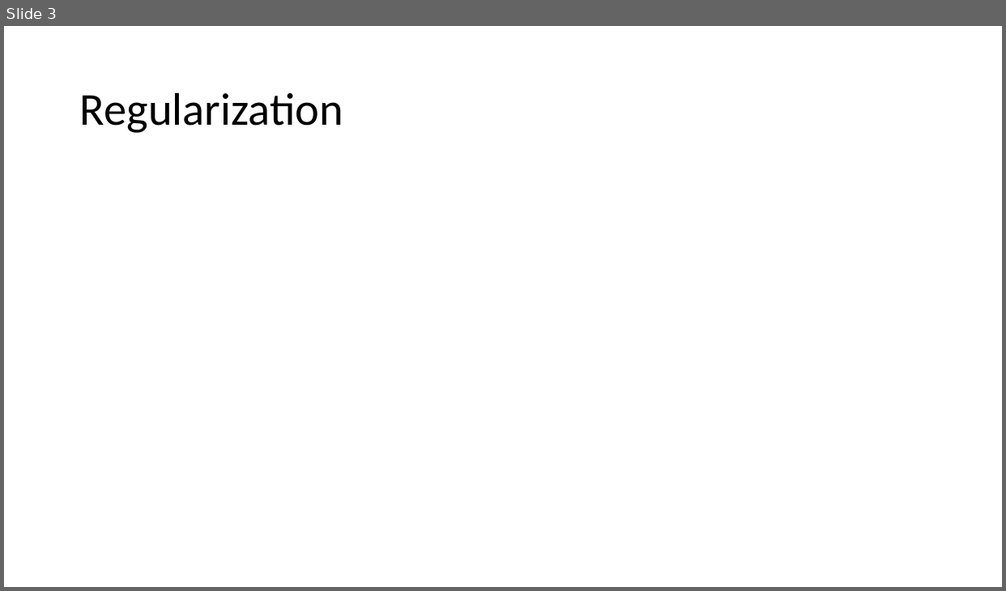
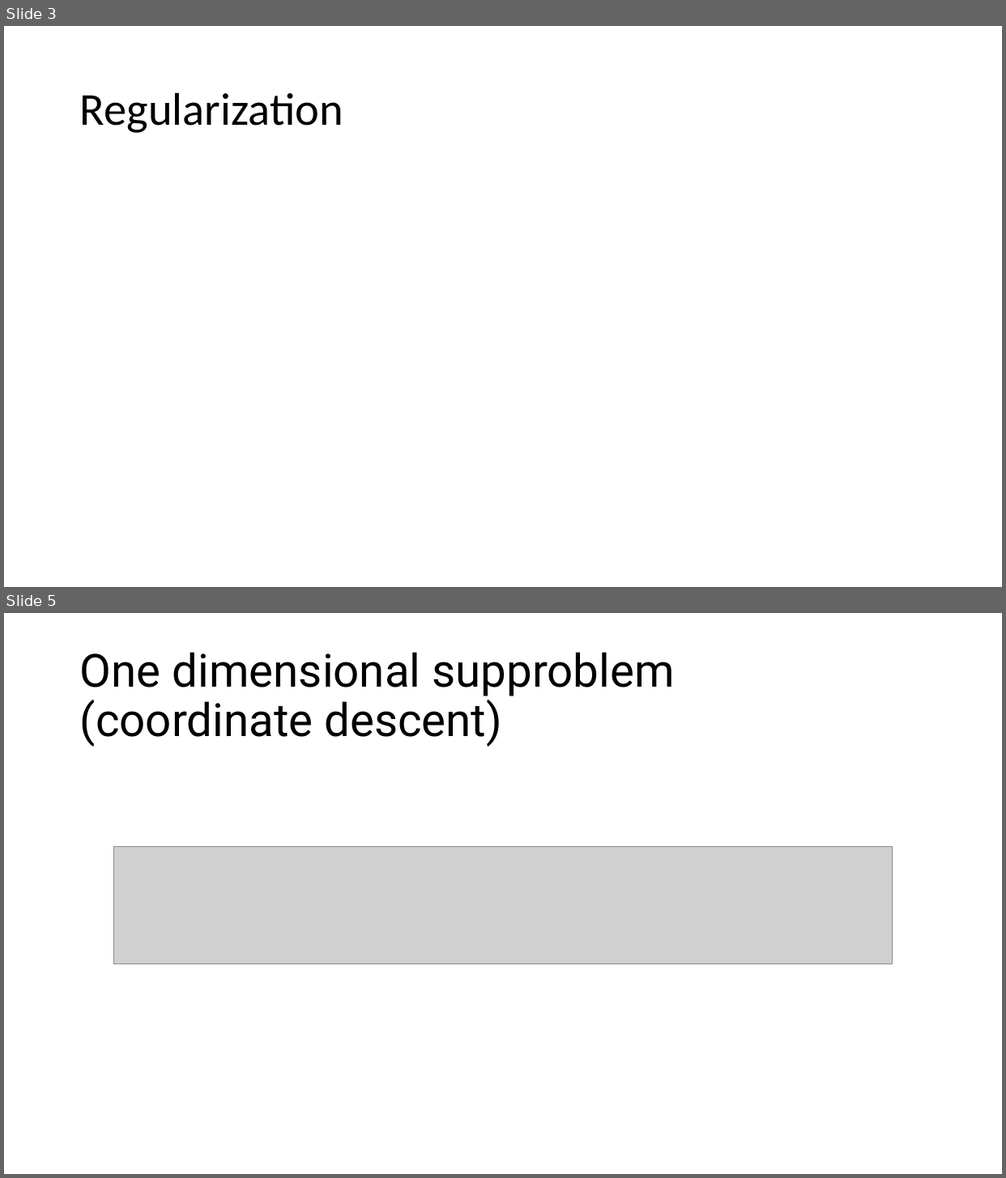
Before and after one commit to borm22244/Lasso, a slide deck: LassoSlides.pptx. Shown one above the other, each under a label of ours: slide 3 before the commit, slides 3 and 5 after it; the slides between them are not shown. The pictures are 1006x591 and 1006x1178 pixels, drawn with LibreOffice and Linux fonts; fonts in the diff are those of the drawing; grey boxes stand for pictures. Boxes give left, top, right and bottom in pixels: in the first picture for what was removed or moved away, otherwise in the second. Text is boxed around its words. In the diff, an @@ line names an element or a change of style, - is before the commit and + after.

```diff
--- a/LassoSlides.pptx
+++ b/LassoSlides.pptx
@@ slide 5 added at (4,613,1002,1174), background #FFFFFF @@
@@ title added at (80,652,675,747), 44 pt, text #000000 @@
+One dimensional supproblem
+(coordinate descent)
@@ picture added at (113,846,893,964) @@
```
Also in this commit, not shown: 1 slide changed, 6 other slides added, 9 other files.
